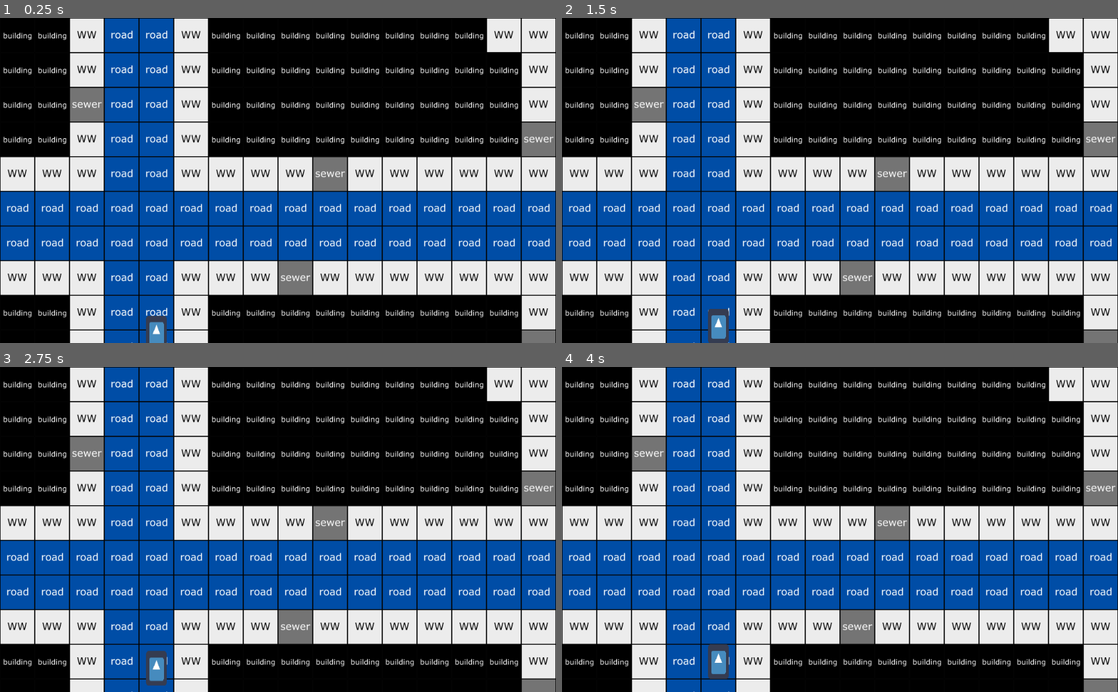
Above: before the commit, frames 1-4 (two rows, left to right).
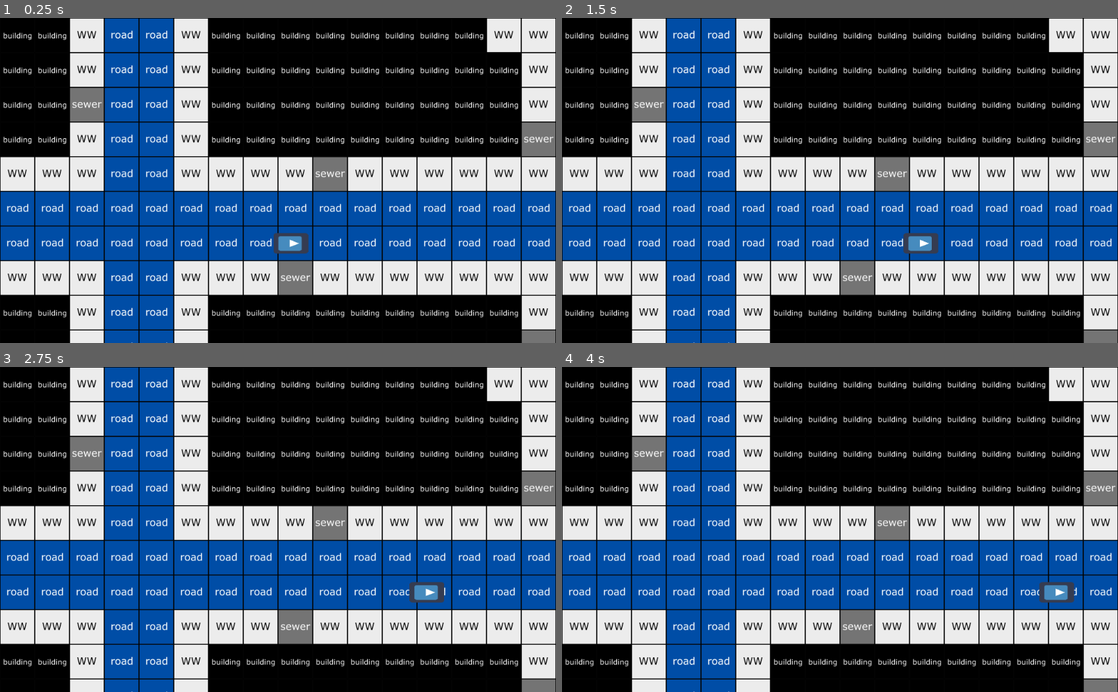
Above: after the commit, the same moments.

Repository: ludum-rlyeh/LD46
Game: Godot game, scene res://Scenes/Levels/TestLevel.tscn
Same seed, same stepped clock (60 frames per second), same inputs: the game is played once before the commit and once after it. This scene is started directly instead of the project's main scene. The engine's default icon, where the game draws it, is replaced by a stand-in: a white triangle on a blue panel in a dark square.
Inputs:
- Up to frame 1 (0.25 s): no input
- Up to frame 2 (1.5 s): tap Enter at 0.5 s
- Up to frame 3 (2.75 s): no input
- Up to frame 4 (4 s): no input

The runs differ from the first frame. In frame 1, 0.7% of the frame differs, in the area x 26-56%, y 66-100%; in frame 2, 0.8%, in the area x 26-68%, y 66-100%; in frame 3, 0.8%; in frame 4, 0.8%.

Commit message:
Correct paths2D

Diff:
--- a/Scenes/InGame/Elements/Cars/Car.tscn
+++ b/Scenes/InGame/Elements/Cars/Car.tscn
@@ -7,34 +7,16 @@
 script/source = "extends Node2D
 
 export (float) var speed;
+var _init_direction = Vector2.UP
 
 func get_direction() -> Vector2:
-	return Vector2.UP.rotated(self.transform.get_rotation())
+	return _init_direction.rotated(self.transform.get_rotation())
+
+func set_direction(var direction : Vector2) -> void:
+	self.rotate(get_direction().angle_to(direction))
 
 func move_straight(delta) -> void:
 	position += get_direction() * speed * delta
-"
-
-[sub_resource type="GDScript" id=2]
-resource_name = "GoStraight"
-script/source = "extends Node
-
-var fsm : StateMachine
-
-onready var car = get_node(\"../..\")
-
-func enter(var params : Array) -> void:
-	print(\"Going straight\")
-
-func exit(next_state : String, var params : Array) -> void:
-	fsm.change_to(next_state, params)
-
-func process(delta) -> void:
-	car.move_straight(delta)
-
-func _on_CollisionArea_area_entered(area : Area2D):
-	if area.get_type() == Enums.TRIGGER_TYPE.ENTER_CROSS:
-		exit(\"FollowPath\", [area.get_random_path()])
 "
 
 [sub_resource type="GDScript" id=3]
@@ -46,59 +28,58 @@
 var _path_index : int
 var _path_points : Array
 var _offset_position : Vector2
+var _last_trigger : Area2D
 
-onready var car : Node2D = get_node(\"../..\")
+onready var _path_follower : Node2D = get_node(\"../../..\")
+onready var _car : Node2D = get_node(\"../..\")
 
 func enter(var params : Array) -> void:
 	print(\"Following path\")
-	if params.size() != 1:
-		printerr(\"Error parameters, no path input\")
-	else:
-		var curve : Curve2D = params[0].curve
-		_path_points = curve.get_baked_points()
-		_path_index = 1
-		_offset_position = _path_points[0] - car.position
 
 func exit(next_state : String, params : Array) -> void:
 	fsm.change_to(next_state, params)
 
 func process(delta) -> void:
-	var target = _path_points[_path_index] - _offset_position
-	var direction = (target - car.position).normalized()
-	car.position = target
-	_path_index += 1
+	_update_car_position(delta)
 
-	if _path_index >= _path_points.size():
-		exit(\"GoStraight\", [])
+func _update_car_position(delta) -> void:
+	_path_follower.set_offset(_path_follower.get_offset() + _car.speed * delta)
 
-func _on_CollisionArea_area_entered(area : Area2D):
-	if area.get_type() == Enums.TRIGGER_TYPE.EXIT_CROSS:
-		exit(\"GoStraight\", [])
+func _change_path(path : Path2D) -> void:
+	print(\"Change path\")
+	_path_follower.get_parent().call_deferred(\"remove_child\", _path_follower)
+	path.call_deferred(\"add_child\", _path_follower)
+	_path_follower.offset = 0
+
+func _on_CollisionArea_area_entered(area : Area2D) -> void:
+	if area != _last_trigger && area.get_type() == Enums.TRIGGER_TYPE.CHANGE_TRACK:
+		print(area)
+		_last_trigger = area
+		_change_path(area.get_track_path())
 "
 
 [sub_resource type="RectangleShape2D" id=4]
-extents = Vector2( 19.1317, 32.0484 )
+extents = Vector2( 6.3989, 2.36384 )
 
-[node name="Car" type="Node2D"]
+[node name="PathFollow2D" type="PathFollow2D"]
+
+[node name="Car" type="Node2D" parent="."]
+rotation = 1.5708
 script = SubResource( 1 )
-speed = 10.0
+speed = 100.0
 
-[node name="Sprite" type="Sprite" parent="."]
+[node name="Sprite" type="Sprite" parent="Car"]
 scale = Vector2( 0.6, 1 )
 texture = ExtResource( 1 )
 
-[node name="StateMachine" type="Node" parent="."]
+[node name="StateMachine" type="Node" parent="Car"]
 script = ExtResource( 2 )
 
-[node name="GoStraight" type="Node" parent="StateMachine"]
-script = SubResource( 2 )
-
-[node name="FollowPath" type="Node" parent="StateMachine"]
+[node name="FollowPath" type="Node" parent="Car/StateMachine"]
 script = SubResource( 3 )
 
-[node name="CollisionArea" type="Area2D" parent="."]
+[node name="CollisionArea" type="Area2D" parent="Car"]
 
-[node name="CollisionShape2D" type="CollisionShape2D" parent="CollisionArea"]
+[node name="CollisionShape2D" type="CollisionShape2D" parent="Car/CollisionArea"]
 shape = SubResource( 4 )
-[connection signal="area_entered" from="CollisionArea" to="StateMachine/GoStraight" method="_on_CollisionArea_area_entered"]
-[connection signal="area_entered" from="CollisionArea" to="StateMachine/FollowPath" method="_on_CollisionArea_area_entered"]
+[connection signal="area_entered" from="Car/CollisionArea" to="Car/StateMachine/FollowPath" method="_on_CollisionArea_area_entered"]
--- a/Scenes/InGame/Elements/Cars/PathTemplate/Cross.tscn
+++ b/Scenes/InGame/Elements/Cars/PathTemplate/Cross.tscn
@@ -8,31 +8,26 @@
 resource_name = "Cross"
 script/source = "extends Node2D
 
-func get_random_path() -> Path2D:
-	return get_children()[randi() % self.get_child_count()]
+func get_random_track_path() -> Path2D:
+	return $Paths.get_children()[randi() % $Paths.get_child_count()]
 "
 
 [sub_resource type="GDScript" id=2]
 resource_name = "Trigger"
 script/source = "extends Area2D
 
-func get_random_path() -> Path2D:
-	return get_node(\"..\").get_random_path()
+func get_track_path() -> Path2D:
+	return get_parent().get_random_track_path()
 
 func get_type():
-	return Enums.TRIGGER_TYPE.ENTER_CROSS
+	return Enums.TRIGGER_TYPE.CHANGE_TRACK
 "
 
 [sub_resource type="RectangleShape2D" id=3]
+extents = Vector2( 1.8393, 0.173837 )
 
 [node name="Cross" type="Node2D"]
 script = SubResource( 1 )
-
-[node name="Left" parent="." instance=ExtResource( 3 )]
-
-[node name="Right" parent="." instance=ExtResource( 2 )]
-
-[node name="Straight" parent="." instance=ExtResource( 1 )]
 
 [node name="Trigger" type="Area2D" parent="."]
 scale = Vector2( 3.3, 3.3 )
@@ -43,3 +38,11 @@
 shape = SubResource( 3 )
 one_way_collision = true
 one_way_collision_margin = 4.7
+
+[node name="Paths" type="Node2D" parent="."]
+
+[node name="Left" parent="Paths" instance=ExtResource( 3 )]
+
+[node name="Right" parent="Paths" instance=ExtResource( 2 )]
+
+[node name="Straight" parent="Paths" instance=ExtResource( 1 )]
--- a/Scenes/InGame/Elements/Cars/PathTemplate/GoStraight.tscn
+++ /dev/null
@@ -1,22 +0,0 @@
-[gd_scene load_steps=3 format=2]
-
-[sub_resource type="GDScript" id=4]
-resource_name = "ExitCrossArea"
-script/source = "extends Area2D
-
-func get_type():
-	return Enums.TRIGGER_TYPE.EXIT_CROSS
-"
-
-[sub_resource type="RectangleShape2D" id=3]
-
-[node name="ExitCrossArea" type="Area2D"]
-rotation = -1.5708
-scale = Vector2( 3.3, 3.3 )
-monitoring = false
-script = SubResource( 4 )
-
-[node name="CollisionShape2D" type="CollisionShape2D" parent="."]
-shape = SubResource( 3 )
-one_way_collision = true
-one_way_collision_margin = 4.7
--- a/Scenes/InGame/Elements/Cars/PathTemplate/Left.tscn
+++ b/Scenes/InGame/Elements/Cars/PathTemplate/Left.tscn
@@ -2,10 +2,8 @@
 
 [sub_resource type="Curve2D" id=1]
 _data = {
-"points": PoolVector2Array( 0.475654, -98.137, -0.475654, 98.137, 223.095, 320.106, -87.7587, 0.605879, 87.7587, -0.605879, 319.744, 417.338 )
+"points": PoolVector2Array( 0, 63.337, 0, -63.337, 0, 0, 63.5874, 0.250344, -63.5874, -0.250344, -96, -96 )
 }
 
 [node name="Left" type="Path2D"]
-position = Vector2( 223.072, 320.049 )
-rotation = 3.14159
 curve = SubResource( 1 )
--- /dev/null
+++ b/Scenes/InGame/Elements/Cars/PathTemplate/TrackPath.tscn
@@ -0,0 +1,41 @@
+[gd_scene load_steps=4 format=2]
+
+[sub_resource type="GDScript" id=4]
+script/source = "extends Node2D
+
+func get_track_path():
+	return $Paths/PathTrack
+"
+
+[sub_resource type="GDScript" id=1]
+resource_name = "CrossArea"
+script/source = "extends Area2D
+
+func get_track_path() -> Path2D:
+	return get_parent().get_track_path()
+
+func get_type():
+	return Enums.TRIGGER_TYPE.CHANGE_TRACK
+"
+
+[sub_resource type="RectangleShape2D" id=2]
+extents = Vector2( 2.79376, 0.416122 )
+
+[node name="TrackPath" type="Node2D"]
+script = SubResource( 4 )
+
+[node name="Trigger" type="Area2D" parent="."]
+rotation = -1.5708
+scale = Vector2( 3.3, 3.3 )
+monitoring = false
+script = SubResource( 1 )
+
+[node name="CollisionShape2D" type="CollisionShape2D" parent="Trigger"]
+shape = SubResource( 2 )
+one_way_collision = true
+one_way_collision_margin = 4.7
+
+[node name="Paths" type="Node2D" parent="."]
+
+[node name="PathTrack" type="Path2D" parent="Paths"]
+curve = null
--- a/Scenes/Levels/TestLevel.tscn
+++ b/Scenes/Levels/TestLevel.tscn
@@ -1,8 +1,8 @@
-[gd_scene load_steps=7 format=2]
+[gd_scene load_steps=8 format=2]
 
 [ext_resource path="res://Assets/Sprites/TileMap/tilemap.png" type="Texture" id=1]
 [ext_resource path="res://Scenes/InGame/Elements/Cars/PathTemplate/Cross.tscn" type="PackedScene" id=2]
-[ext_resource path="res://Scenes/InGame/Elements/Cars/PathTemplate/GoStraight.tscn" type="PackedScene" id=3]
+[ext_resource path="res://Scenes/InGame/Elements/Cars/PathTemplate/TrackPath.tscn" type="PackedScene" id=3]
 [ext_resource path="res://Scenes/InGame/Elements/Cars/Car.tscn" type="PackedScene" id=4]
 
 [sub_resource type="ConvexPolygonShape2D" id=1]
@@ -73,6 +73,11 @@
 6/shapes = [  ]
 6/z_index = 0
 
+[sub_resource type="Curve2D" id=3]
+_data = {
+"points": PoolVector2Array( 0, 0, 0, 0, 0, 0, 0, 0, 0, 0, 704, 0, 0, 0, 0, 0, 736, 32, 0, 0, 0, 0, 736, 608, 0, 0, 0, 0, 704, 640, 0, 0, 0, 0, 0, 640, 0, 0, 0, 0, -32, 608, 0, 0, 0, 0, -32, 24 )
+}
+
 [node name="Node2D" type="Node2D"]
 
 [node name="TileMap" type="TileMap" parent="."]
@@ -83,19 +88,20 @@
 "_edit_lock_": true
 }
 
-[node name="Car" parent="." instance=ExtResource( 4 )]
-position = Vector2( 288, 584 )
-
 [node name="Cross" parent="." instance=ExtResource( 2 )]
 position = Vector2( 287.073, 446.472 )
 
-[node name="OutputAreaLeft" parent="Cross" instance=ExtResource( 3 )]
-position = Vector2( -127.073, -94.4715 )
+[node name="TrackPath" parent="." instance=ExtResource( 3 )]
+position = Vector2( 320, 416 )
 
-[node name="OutputAreaStraight" parent="Cross" instance=ExtResource( 3 )]
-position = Vector2( 0.927368, -158.472 )
-rotation = 0.0
+[node name="Trigger" parent="TrackPath" index="0"]
+rotation = 1.5708
 
-[node name="OutputAreaRight" parent="Cross" instance=ExtResource( 3 )]
-position = Vector2( 64.9274, -30.4715 )
-rotation = 1.5708
+[node name="PathTrack" parent="TrackPath/Paths" index="0"]
+curve = SubResource( 3 )
+
+[node name="PathFollow2D" parent="TrackPath/Paths/PathTrack" index="0" instance=ExtResource( 4 )]
+position = Vector2( 190.723, 0 )
+offset = 190.62
+
+[editable path="TrackPath"]
--- a/Scripts/Enums.gd
+++ b/Scripts/Enums.gd
@@ -1,3 +1,3 @@
 extends Node
 
-enum TRIGGER_TYPE{ENTER_CROSS, EXIT_CROSS}
+enum TRIGGER_TYPE{CHANGE_TRACK}
--- a/Scripts/StateMachine.gd
+++ b/Scripts/StateMachine.gd
@@ -10,7 +10,7 @@
 
 func _ready():
 	# Set the initial state to the first child node
-	state = $GoStraight
+	state = $FollowPath
 	_enter_state([])
 
 func change_to(new_state, params : Array):
Not shown: 1 places in Scenes/InGame/Elements/Cars/Car.tscn that only renumber resources
Not shown: 1 places in Scenes/InGame/Elements/Cars/PathTemplate/Straight.tscn that only renumber resources
